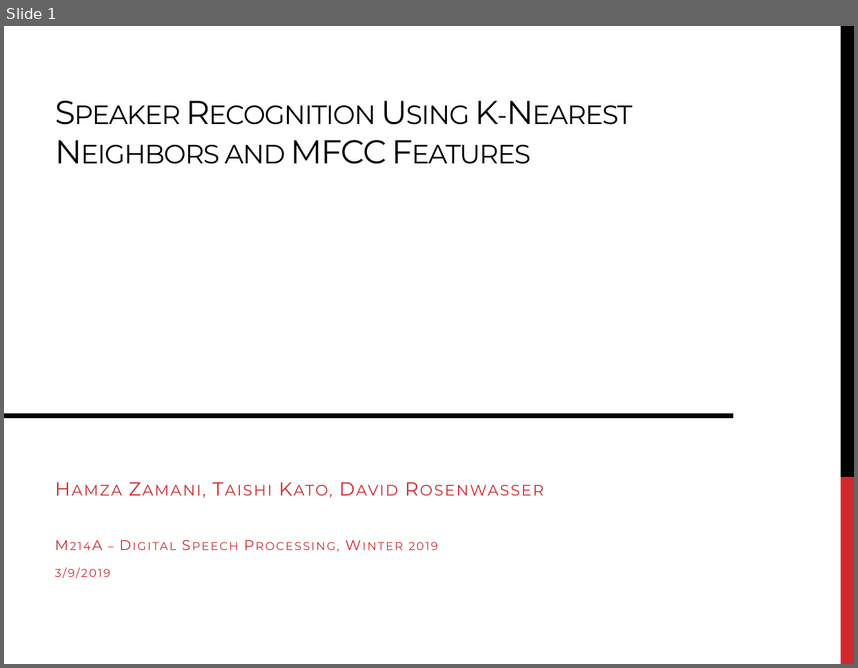
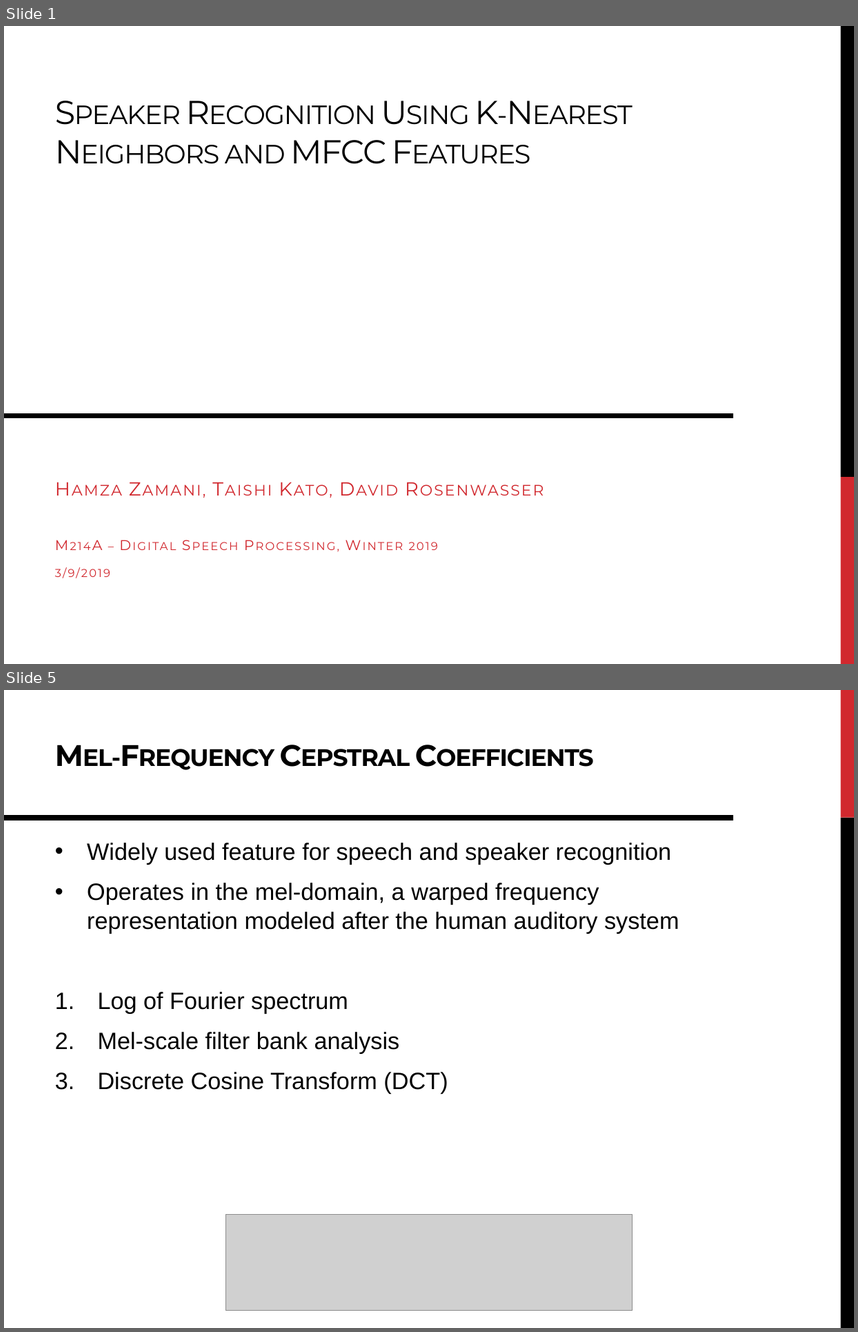
Before and after one commit to DavidRosenwasser/EE_M214A, a slide deck: Report/M214A Project Presentation.pptx. Shown one above the other, each under a label of ours: slide 1 before the commit, slides 1 and 5 after it; the slides between them are not shown. The pictures are 858x668 and 858x1332 pixels, drawn with LibreOffice and Linux fonts; fonts in the diff are those of the drawing; grey boxes stand for pictures. Boxes give left, top, right and bottom in pixels: in the first picture for what was removed or moved away, otherwise in the second. Text is boxed around its words. In the diff, an @@ line names an element or a change of style, - is before the commit and + after.

```diff
--- a/Report/M214A Project Presentation.pptx
+++ b/Report/M214A Project Presentation.pptx
@@ slide 5 added at <box>4,690,854,1328</box>, background #FFFFFF @@
@@ rectangle added at <box>840,690,854,818</box>, fill #D1282E @@
@@ line added from (4, 818) to (733, 818), #000000 4.5 pt @@
@@ rectangle added at <box>840,818,854,1328</box>, fill #000000 @@
@@ text added at <box>87,842,679,1094</box>, 20 pt, text #000000 @@
+• Widely used feature for speech and speaker recognition
+• Operates in the mel-domain, a warped frequency representation modeled after the human auditory system
+1. Log of Fourier spectrum
+2. Mel-scale filter bank analysis
+3. Discrete Cosine Transform (DCT)
@@ title added at <box>255,883,599,905</box>, 25.2 pt, text #000000, bold, small capitals @@
+Mel-Frequency Cepstral Coefficients
@@ picture added at <box>226,1214,632,1310</box> @@
```
Also in this commit, not shown: 8 other slides added, 1 slide removed.
